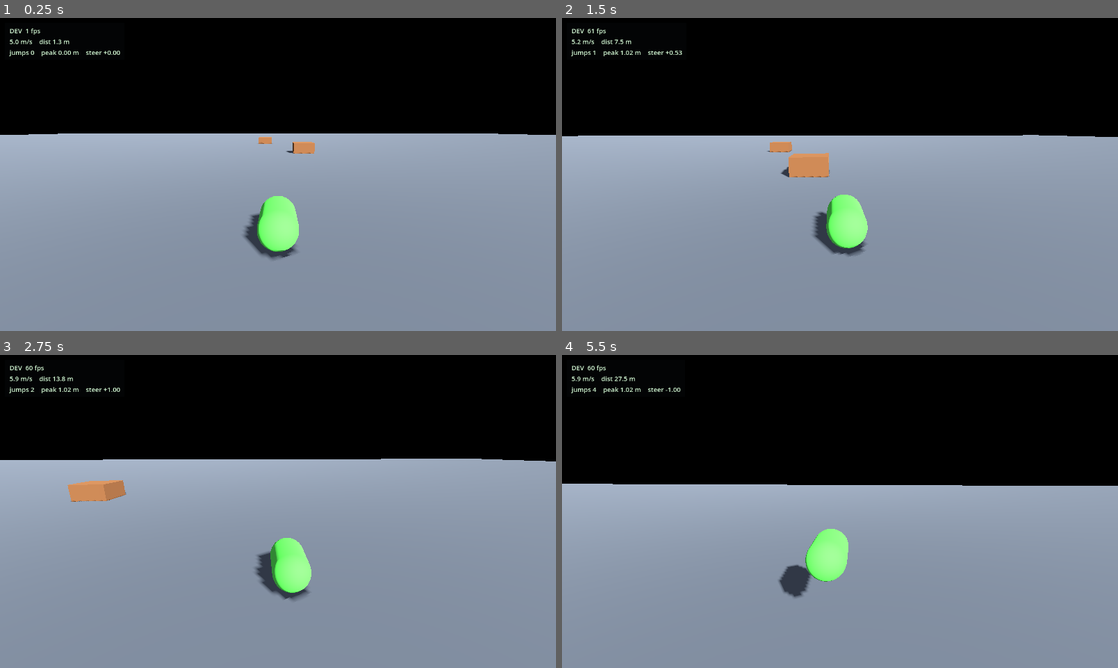
Above: before the commit, frames 1-4 (two rows, left to right).
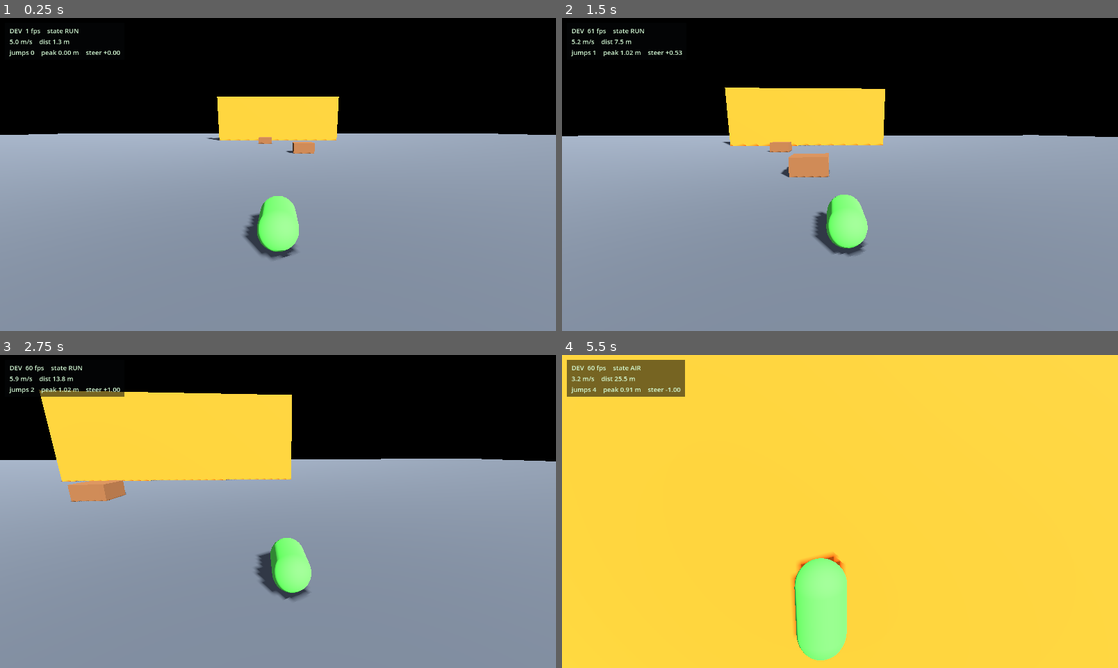
Above: after the commit, the same moments.

Repository: g-shankar/Gecko-run
Game: Godot game, scene res://scenes/main.tscn
The game is run twice, just before and just after one commit, with the same random seed, the same clock (stepped at 60 frames per second) and the same inputs.
Inputs (mouse positions are in pixels of both pictures, inside the frame that each line leads up to):
- Up to frame 1 (0.25 s): no input
- Up to frame 2 (1.5 s): move the mouse to (962, 158) at 0.52 s; hold D (steer_right) 0.53-1.25 s; tap Space (jump) at 0.6, 0.77, 1.07 s; click (962, 158) at 0.67 s; drag from (728, 190) to (812, 237) at 1.27 s
- Up to frame 3 (2.75 s): move the mouse to (333, 442) at 2.02 s; hold D (steer_right) from 2.03 s (still down); tap Space (jump) at 2.1 s
- Up to frame 4 (5.5 s): release D (steer_right) at 2.75 s; drag from (812, 574) to (673, 464) at 2.77 s; move the mouse to (1006, 558) at 3.52 s; hold A (steer_left) 3.53-4.25 s; tap Space (jump) at 3.6, 3.77, 4.07, 5.1 s; drag from (673, 464) to (756, 433) at 4.27 s; move the mouse to (867, 511) at 5.02 s; hold A (steer_left) from 5.03 s (still down); click (867, 511) at 5.17 s

The runs differ from the first frame. In frame 1, 3.0% of the frame differs, in the area x 8-61%, y 3-40%; in frame 2, 5.2%; in frame 3, 12%; in frame 4, 100%, in the area x 0-100%, y 0-100%.

Commit message:
P5: wall detection + adhesion (feeler rays, ADHERE_WALL state, test wall)

Diff:
--- a/scenes/main.tscn
+++ b/scenes/main.tscn
@@ -41,6 +41,17 @@
 material = SubResource("StandardMaterial3D_planter")
 size = Vector3(1.2, 0.6, 1.2)
 
+[sub_resource type="BoxShape3D" id="BoxShape3D_testwall"]
+size = Vector3(14, 5, 1)
+
+[sub_resource type="StandardMaterial3D" id="StandardMaterial3D_testwall"]
+albedo_color = Color(1, 0.45, 0.12, 1)
+roughness = 0.9
+
+[sub_resource type="BoxMesh" id="BoxMesh_testwall"]
+material = SubResource("StandardMaterial3D_testwall")
+size = Vector3(14, 5, 1)
+
 [node name="Main" type="Node3D"]
 
 [node name="WorldEnvironment" type="WorldEnvironment" parent="."]
@@ -76,6 +87,15 @@
 [node name="MeshInstance3D" type="MeshInstance3D" parent="PlanterBoxB"]
 mesh = SubResource("BoxMesh_planter")
 
+[node name="TestWall" type="StaticBody3D" parent="." groups=["climbable"]]
+position = Vector3(0, 2.5, -20)
+
+[node name="CollisionShape3D" type="CollisionShape3D" parent="TestWall"]
+shape = SubResource("BoxShape3D_testwall")
+
+[node name="MeshInstance3D" type="MeshInstance3D" parent="TestWall"]
+mesh = SubResource("BoxMesh_testwall")
+
 [node name="Gecko" parent="." instance=ExtResource("1")]
 position = Vector3(0, 0.2, 6)
 
--- a/scenes/player/gecko.tscn
+++ b/scenes/player/gecko.tscn
@@ -30,3 +30,11 @@
 
 [node name="CameraMount" type="Node3D" parent="."]
 position = Vector3(0, 1.4, 0)
+
+[node name="WallRayL" type="RayCast3D" parent="."]
+position = Vector3(-0.2, 0.35, 0)
+target_position = Vector3(0, 0, -1.2)
+
+[node name="WallRayR" type="RayCast3D" parent="."]
+position = Vector3(0.2, 0.35, 0)
+target_position = Vector3(0, 0, -1.2)
--- a/scripts/dev/debug_hud.gd
+++ b/scripts/dev/debug_hud.gd
@@ -44,8 +44,9 @@
 	var v: Vector3 = _gecko.velocity
 	var speed: float = Vector2(v.x, v.z).length()
 	var dist: float = _start_z - _gecko.global_position.z
-	_label.text = "DEV  %d fps\n%.1f m/s    dist %.1f m\njumps %d    peak %.2f m    steer %+.2f" % [
+	_label.text = "DEV  %d fps    state %s\n%.1f m/s    dist %.1f m\njumps %d    peak %.2f m    steer %+.2f" % [
 		Engine.get_frames_per_second(),
+		_gecko.stat_state,
 		speed,
 		dist,
 		_gecko.stat_jumps,
--- a/scripts/player/gecko_controller.gd
+++ b/scripts/player/gecko_controller.gd
@@ -16,7 +16,8 @@
 ## PROMPT HISTORY: P2 = run + steer. P3 = jump (+coyote/buffer). P4 = camera.
 ## P4.5 = touch controls (swipe steer, tap jump) for phone playtests.
 ## P4.6 = dev metrics HUD (fps, speed, distance, jump stats).
-## P5-P7 = wall adhesion. P8 = dash. STUNNED/DEAD arrive with hazards (P10+).
+## P5 = wall detection + adhesion (two feeler rays, stick on contact).
+## P6-P7 = wall movement + transitions. P8 = dash. STUNNED/DEAD arrive with hazards (P10+).
 
 ## --- Tuning (spec §7) -------------------------------------------------------
 @export var run_speed: float = 5.0     ## Constant auto-forward speed (m/s).
@@ -29,6 +30,12 @@
 @export var touch_steer_pixels: float = 120.0 ## Drag distance (px) for full steer.
 @export var tap_max_time: float = 0.25  ## A press longer than this is not a tap.
 @export var tap_max_dist: float = 24.0  ## Finger travel (px) beyond this is not a tap.
+@export var wall_detect_dist: float = 1.2 ## Ray length: how far ahead walls are "seen".
+@export var wall_latch_dist: float = 0.55 ## Attach when a climbable wall is this close (m).
+@export var adhere_press_speed: float = 2.0 ## Press-into-wall speed while adhered (m/s).
+@export var adhere_grace_time: float = 0.4 ## Time allowed to reach the wall face
+## after latching (s). Must cover wall_latch_dist / adhere_press_speed with
+## margin, or the gecko lets go just before touching.
 
 ## --- State ------------------------------------------------------------------
 ## Full state list from spec §7; only RUN/AIR are used so far.
@@ -54,9 +61,25 @@
 var stat_steer: float = 0.0
 var _jump_start_y: float = 0.0
 
+## P5 wall adhesion: the surface we're stuck to, a string copy of `state` for
+## the HUD, and a short grace timer so the first contact frames can't
+## detach us before the press velocity closes the last few centimeters.
+var wall_normal: Vector3 = Vector3.UP
+var stat_state: String = "RUN"
+var _adhere_grace: float = 0.0
+
+@onready var _wall_ray_l: RayCast3D = $WallRayL
+@onready var _wall_ray_r: RayCast3D = $WallRayR
+
 
 func _ready() -> void:
 	_ensure_input_actions()
+	# The feeler rays must ignore the gecko's own body, and their length
+	# follows the exported tuning (the .tscn value is only a default).
+	for ray: RayCast3D in [_wall_ray_l, _wall_ray_r]:
+		ray.add_exception(self)
+		ray.target_position = Vector3(0.0, 0.0, -wall_detect_dist)
+	floor_snap_length = 0.15 # A little extra glue for wall adhesion (P5).
 	var hud := DebugHUDScript.new()
 	hud.setup(self)
 	add_child(hud)
@@ -93,12 +116,16 @@
 	if _touch_active:
 		_touch_time += delta
 	_update_state()
+	if state == MoveState.RUN or state == MoveState.AIR:
+		_check_wall_adhesion()
 	_update_jump_timers(delta)
 	match state:
 		MoveState.RUN, MoveState.AIR:
 			_apply_run_movement(delta)
+		MoveState.ADHERE_WALL:
+			_apply_adhere_movement(delta)
 		_:
-			pass # ADHERE_*, DASH, STUNNED, DEAD arrive in later prompts.
+			pass # ADHERE_CEILING, DASH, STUNNED, DEAD arrive in later prompts.
 	move_and_slide()
 	# Track jump peak for the dev HUD: highest point above jump start.
 	if stat_jumps > 0 and not is_on_floor():
@@ -106,8 +133,76 @@
 
 
 ## is_on_floor() reflects the LAST move_and_slide() call — the standard pattern.
+## ADHERE_* states are sticky: only their own logic (P6/P7) may leave them.
 func _update_state() -> void:
+	if state == MoveState.ADHERE_WALL or state == MoveState.ADHERE_CEILING:
+		return
 	state = MoveState.RUN if is_on_floor() else MoveState.AIR
+	stat_state = MoveState.keys()[state]
+
+
+## P5: scan the two feeler rays for a "climbable" surface. Detection range is
+## wall_detect_dist, but we only LATCH on contact (dist <= wall_latch_dist) —
+## the gecko should touch the wall, not stick to thin air a meter away.
+func _check_wall_adhesion() -> void:
+	var best_normal := Vector3.ZERO
+	var best_dist := wall_latch_dist
+	for ray: RayCast3D in [_wall_ray_l, _wall_ray_r]:
+		if not ray.is_colliding():
+			continue
+		var collider: Object = ray.get_collider()
+		if not (collider is Node and (collider as Node).is_in_group("climbable")):
+			continue
+		var dist: float = ray.get_collision_point().distance_to(ray.global_position)
+		if dist < best_dist:
+			best_dist = dist
+			best_normal = ray.get_collision_normal()
+	if best_normal != Vector3.ZERO:
+		_attach_to_wall(best_normal)
+
+
+## P5: stick to the wall. The CharacterBody3D trick: point `up_direction` at
+## the wall, and the wall itself counts as "floor" — gravity-style snapping
+## then keeps the gecko glued instead of sliding off.
+func _attach_to_wall(normal: Vector3) -> void:
+	state = MoveState.ADHERE_WALL
+	stat_state = "ADHERE_WALL"
+	wall_normal = normal.normalized()
+	up_direction = wall_normal
+	_adhere_grace = adhere_grace_time
+	# Reorient the capsule: local +Y becomes the wall normal (belly to the
+	# wall), local forward (-Z) becomes "up the wall". Build an orthonormal,
+	# right-handed basis: x = y cross z.
+	var fwd: Vector3 = Vector3.UP - wall_normal * Vector3.UP.dot(wall_normal)
+	if fwd.length() < 0.05:
+		# Degenerate case (surface nearly horizontal — ceiling territory, P7):
+		# keep the current heading, projected onto the surface plane.
+		fwd = -global_transform.basis.z
+		fwd = fwd - wall_normal * fwd.dot(wall_normal)
+	fwd = fwd.normalized()
+	var z_axis: Vector3 = -fwd
+	var x_axis: Vector3 = wall_normal.cross(z_axis).normalized()
+	global_transform.basis = Basis(x_axis, wall_normal, z_axis).orthonormalized()
+	velocity = -wall_normal * adhere_press_speed
+
+
+## P5: while adhered, just stick. Press gently into the surface; traveling
+## along it arrives in P6. If the surface ends, let go and fall.
+func _apply_adhere_movement(delta: float) -> void:
+	stat_steer = 0.0
+	_adhere_grace -= delta
+	if _adhere_grace <= 0.0 and not is_on_floor():
+		_detach_from_wall()
+		return
+	velocity = -wall_normal * adhere_press_speed
+
+
+## Any exit from the wall restores world-up so gravity and floor detection
+## behave normally again. (P7 will add the proper push-off jump.)
+func _detach_from_wall() -> void:
+	up_direction = Vector3.UP
+	state = MoveState.AIR
+	stat_state = "AIR"
 
 
 ## Ticks the two forgiveness timers, then fires a jump if a buffered press and
@@ -127,10 +222,15 @@
 
 
 func _do_jump() -> void:
+	if state == MoveState.ADHERE_WALL:
+		# P5: jumping while stuck just lets go (world-up jump, then fall).
+		# P7 replaces this with a real push-off-the-wall jump.
+		up_direction = Vector3.UP
 	velocity.y = jump_velocity
 	_buffer_timer = 0.0 # Consume both so one press = one jump.
 	_coyote_timer = 0.0
 	state = MoveState.AIR
+	stat_state = "AIR"
 	stat_jumps += 1
 	_jump_start_y = global_position.y
 	stat_last_peak = 0.0
--- /dev/null
+++ b/tests/test_p5.gd
@@ -0,0 +1,65 @@
+extends SceneTree
+## P5 headless acceptance test: the gecko auto-runs straight down the track
+## into the tinted climbable test wall. Acceptance: it ADHEREs (sticks) with
+## its up-axis aligned to the wall normal, instead of stopping dead.
+##
+## Run: godot --headless --path <project> --script res://tests/test_p5.gd
+## Exit code 0 = all checks passed.
+
+var _gecko: Node
+var _checks: Array = []
+
+
+func _init() -> void:
+	# The tree isn't fully ready inside _init; defer the real work.
+	call_deferred("_run")
+
+
+func _run() -> void:
+	var packed: PackedScene = load("res://scenes/main.tscn")
+	var scene: Node = packed.instantiate()
+	root.add_child(scene)
+	_gecko = scene.get_node("Gecko")
+	# Let _ready() hooks run and the physics settle. The gecko spawns a hair
+	# above the ground, so give it up to a second to land and enter RUN.
+	var settled := false
+	for i in range(60):
+		await physics_frame
+		if _gecko.get("state") == 0:
+			settled = true
+			break
+	_check("starts on ground in RUN", settled)
+	# 8 physics-seconds. The wall face sits ~26 m ahead of spawn and the
+	# gecko runs 5 m/s, so contact happens around t=5.1 s.
+	for i in range(480):
+		await physics_frame
+	_report()
+
+
+func _report() -> void:
+	var state: int = _gecko.get("state")
+	var up: Vector3 = _gecko.get("up_direction")
+	var n: Vector3 = _gecko.get("wall_normal")
+	var basis_y: Vector3 = _gecko.global_transform.basis.y
+	var pos: Vector3 = _gecko.global_position
+	# Enum order: RUN=0, AIR=1, ADHERE_WALL=2.
+	_check("adhered to wall (state == ADHERE_WALL)", state == 2)
+	_check("up_direction is the wall normal (0,0,1)",
+			up.distance_to(Vector3(0.0, 0.0, 1.0)) < 0.05)
+	_check("wall_normal recorded", n.distance_to(Vector3(0.0, 0.0, 1.0)) < 0.05)
+	_check("capsule reoriented upright on wall (basis.y ~= 0,0,1)",
+			basis_y.distance_to(Vector3(0.0, 0.0, 1.0)) < 0.05)
+	_check("gecko parked at the wall face (z < -18)", pos.z < -18.0)
+	_check("gecko did not tunnel through (z > -20.5)", pos.z > -20.5)
+	_check("gecko still glued at end of run (no detach flicker)", state == 2)
+	var failed := 0
+	for c in _checks:
+		print(("PASS " if c[1] else "FAIL ") + c[0])
+		if not c[1]:
+			failed += 1
+	print("P5_RESULT: %d/%d passed" % [_checks.size() - failed, _checks.size()])
+	quit(1 if failed > 0 else 0)
+
+
+func _check(label: String, ok: bool) -> void:
+	_checks.append([label, ok])
Not shown: 1 places in scenes/main.tscn that only renumber resources
